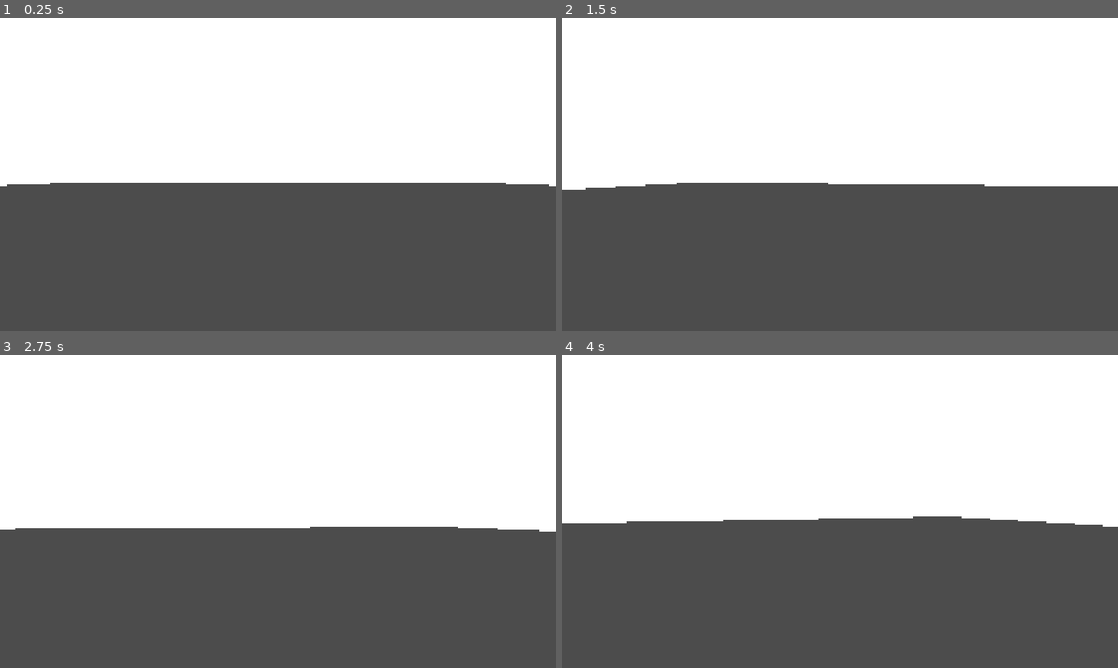
Above: before the commit, frames 1-4 (two rows, left to right).
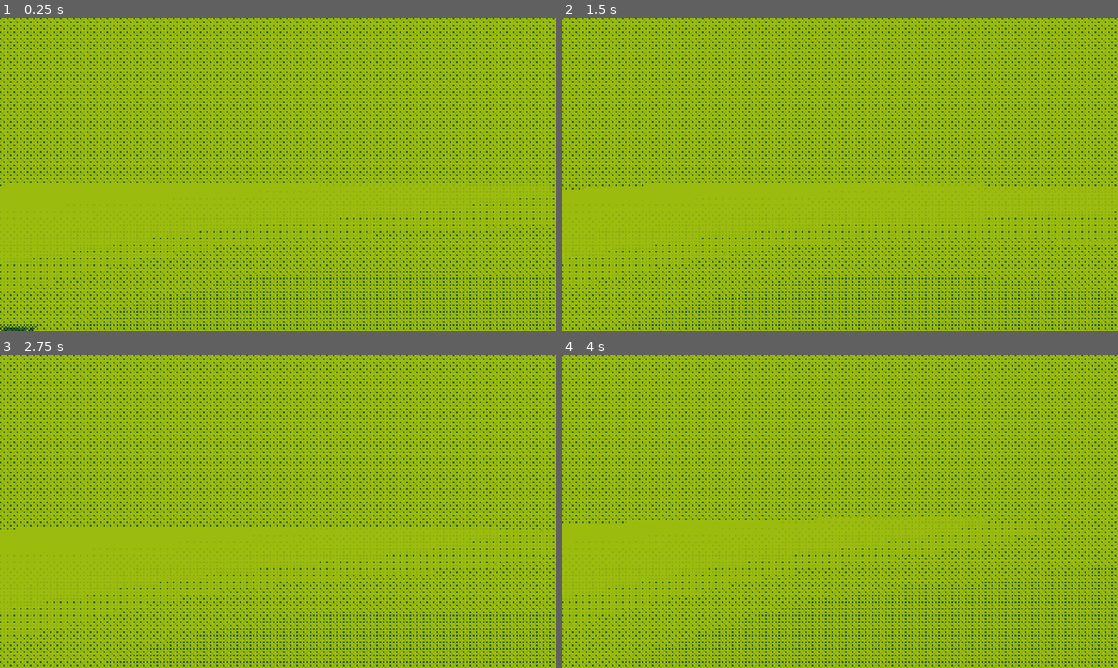
Above: after the commit, the same moments.

Repository: avictasacrifice/godot-templates-2026-3d
Game: Godot game, scene res://_Game/Scene/main/MAIN.tscn
Two runs of this game, one before a commit and one after it. Both use one fixed random seed, a clock stepped at 60 frames per second and the inputs below.
Inputs (mouse positions are in pixels of both pictures, inside the frame that each line leads up to):
- Up to frame 1 (0.25 s): no input
- Up to frame 2 (1.5 s): tap Enter at 0.5 s; move the mouse to (867, 174) at 0.52 s; tap A (a) at 0.6 s; tap D (d) at 0.8, 1.35 s; tap Space (space) at 1.25 s; move the mouse to (812, 174) at 1.27 s
- Up to frame 3 (2.75 s): tap S (s) at 1.55, 2.1 s; move the mouse to (289, 505) at 2.02 s; tap W (w) at 2.3 s
- Up to frame 4 (4 s): tap Enter at 2.75 s; move the mouse to (834, 517) at 2.77 s; tap W (w) at 2.85 s; tap A (a) at 3.05, 3.6 s; tap Space (space) at 3.5 s; move the mouse to (878, 514) at 3.52 s; tap D (d) at 3.8 s

The runs differ from the first frame. In frame 1, 100% of the frame differs, in the area x 0-100%, y 0-100%; in frame 2, 100%; in frame 3, 100%; in frame 4, 100%.

Commit message:
ВСЕ НАЗХУЙ ПОСОСИ

Diff:
--- a/_Game/Scene/main/MAIN.tscn
+++ b/_Game/Scene/main/MAIN.tscn
@@ -7,8 +7,12 @@
 [ext_resource type="Script" uid="uid://budg5tjkdblb7" path="res://_Game/Scene/main/palette_controller.gd" id="5_53km8"]
 
 [sub_resource type="Environment" id="Environment_hl1nl"]
-ambient_light_color = Color(0.6757189, 0.4086251, 0.5439391, 1)
+background_mode = 1
+background_color = Color(0.22670749, 0.22670752, 0.22670743, 1)
+background_energy_multiplier = 0.82
+ambient_light_source = 1
 glow_enabled = true
+glow_normalized = true
 
 [sub_resource type="CapsuleShape3D" id="CapsuleShape3D_hl1nl"]
 
@@ -59,7 +63,6 @@
 transform = Transform3D(1, 0, 0, 0, 1, 0, 0, 0, 1, 0, 2.5227563, 2.6736915)
 
 [node name="CanvasLayer" type="CanvasLayer" parent="." unique_id=1358943668]
-visible = false
 
 [node name="Shader" type="Control" parent="CanvasLayer" unique_id=1735017546]
 layout_mode = 3
@@ -82,4 +85,5 @@
 [node name="Light" type="Node3D" parent="." unique_id=1854685419]
 
 [node name="DirectionalLight3D" type="DirectionalLight3D" parent="Light" unique_id=1669331146]
-transform = Transform3D(1, 0, 0, 0, 1, 0, 0, 0, 1, 0, 2, 0)
+transform = Transform3D(0.6040323, -0.58093125, 0.54558593, 0.398339, 0.81300884, 0.42466766, -0.6902688, -0.03918485, 0.72249115, 0, 2, 0)
+shadow_enabled = true
